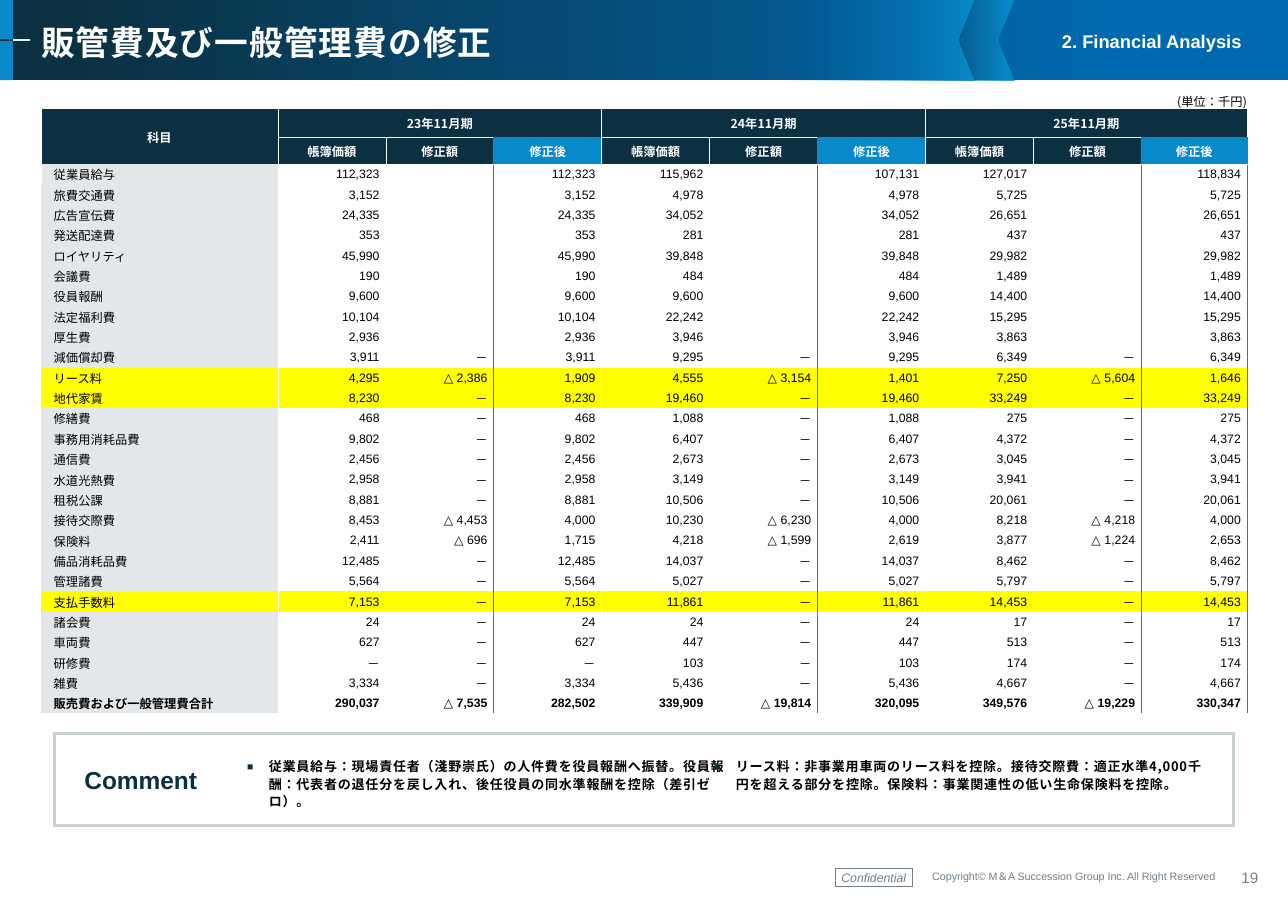
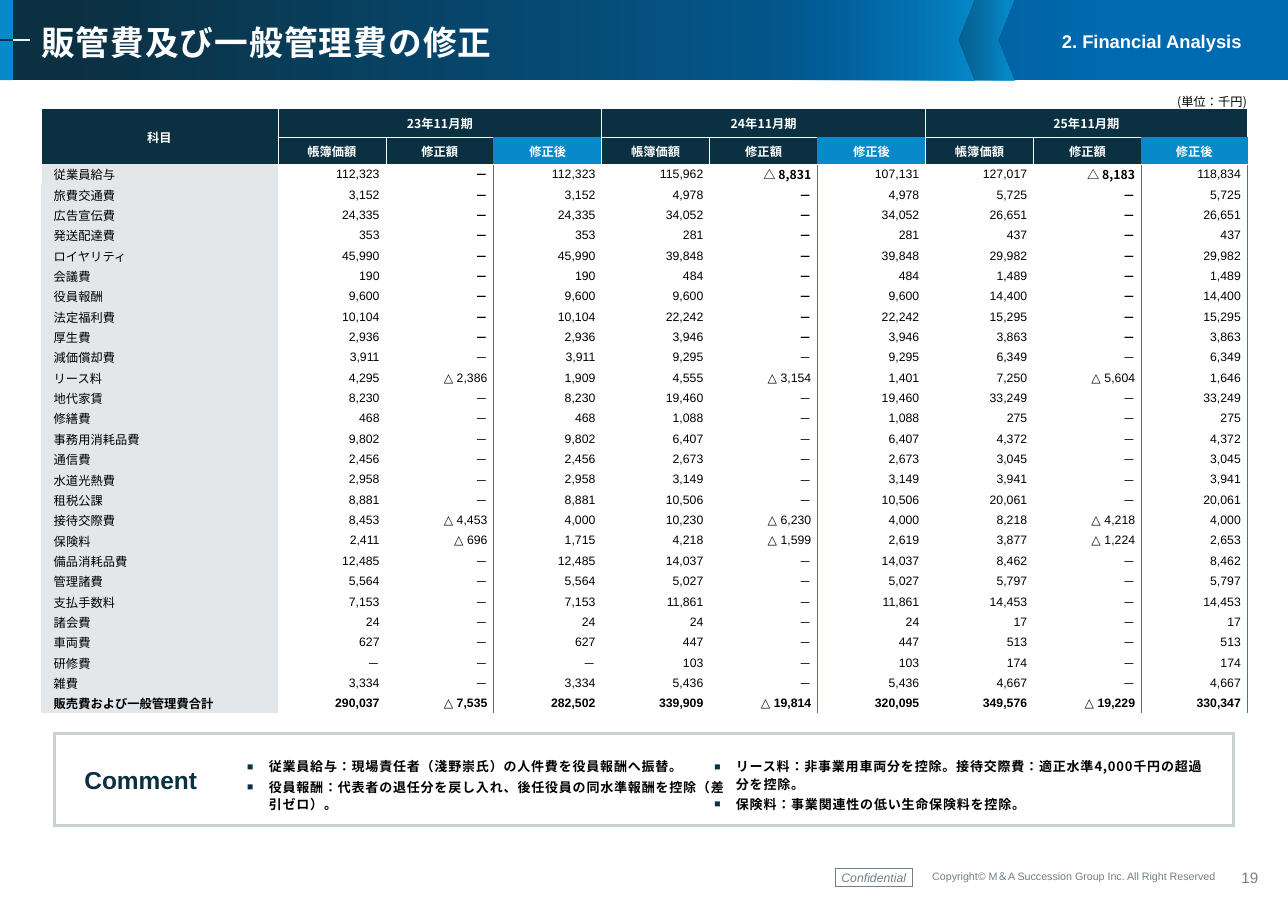
Before and after one commit to keisuketagaito/github-1st, a slide deck: slide 19 of LUXAS株式会社/株式価値評価書_LUXAS株式会社_20260923.pptx. Drawn at 1288x911 pixels with LibreOffice and Linux fonts; fonts in the diff are those of the drawing; background and template pictures are left out. Boxes give left, top, right and bottom in pixels: in the first picture for what was removed or moved away, otherwise in the second. Text is boxed around its words. In the diff, an @@ line names an element or a change of style, - is before the commit and + after.

```diff
--- a/LUXAS株式会社/株式価値評価書_LUXAS株式会社_20260923.pptx
+++ b/LUXAS株式会社/株式価値評価書_LUXAS株式会社_20260923.pptx
@@ table at (41,91,1247,715) @@
@@ fill #FFFF00 to #E3E7E9 in 3 cells @@
@@ fill #FFFF00 to none in 27 cells @@
@@ text colour #FFFFFF to #000000 in "－", "△ 8,831", "△ 8,183", "－" and 23 more places @@
@@ text at (269,760,724,811): text changed @@
-■ 従業員給与：現場責任者（淺野崇氏）の人件費を役員報酬へ振替。役員報酬：代表者の退任分を戻し入れ、後任役員の同水準報酬を控除（差引ゼロ）。
+■ 従業員給与：現場責任者（淺野崇氏）の人件費を役員報酬へ振替。
+■ 役員報酬：代表者の退任分を戻し入れ、後任役員の同水準報酬を控除（差引ゼロ）。
@@ text at (736,760,1202,811): text changed @@
-■ リース料：非事業用車両のリース料を控除。接待交際費：適正水準4,000千円を超える部分を控除。保険料：事業関連性の低い生命保険料を控除。
+■ リース料：非事業用車両分を控除。接待交際費：適正水準4,000千円の超過分を控除。
+■ 保険料：事業関連性の低い生命保険料を控除。
```
Also in this commit, not shown: 7 other slides changed, 7 other files.
